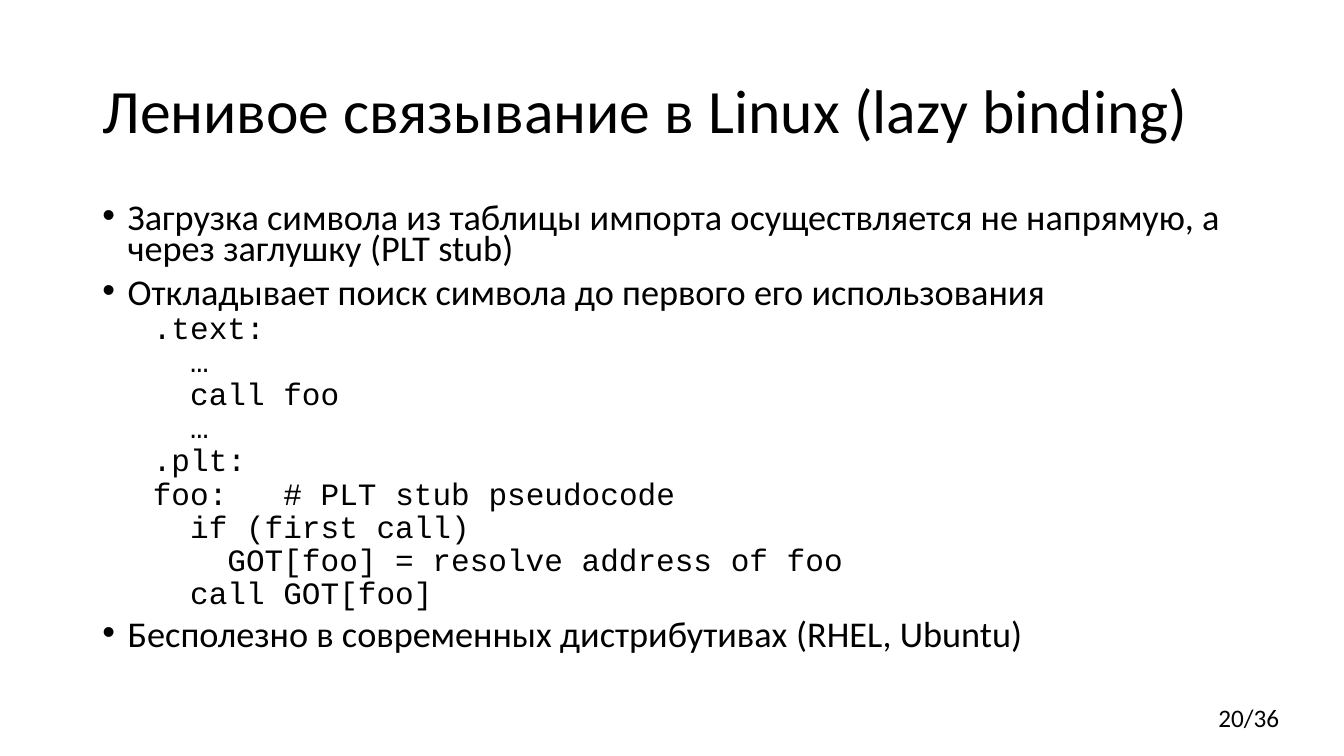
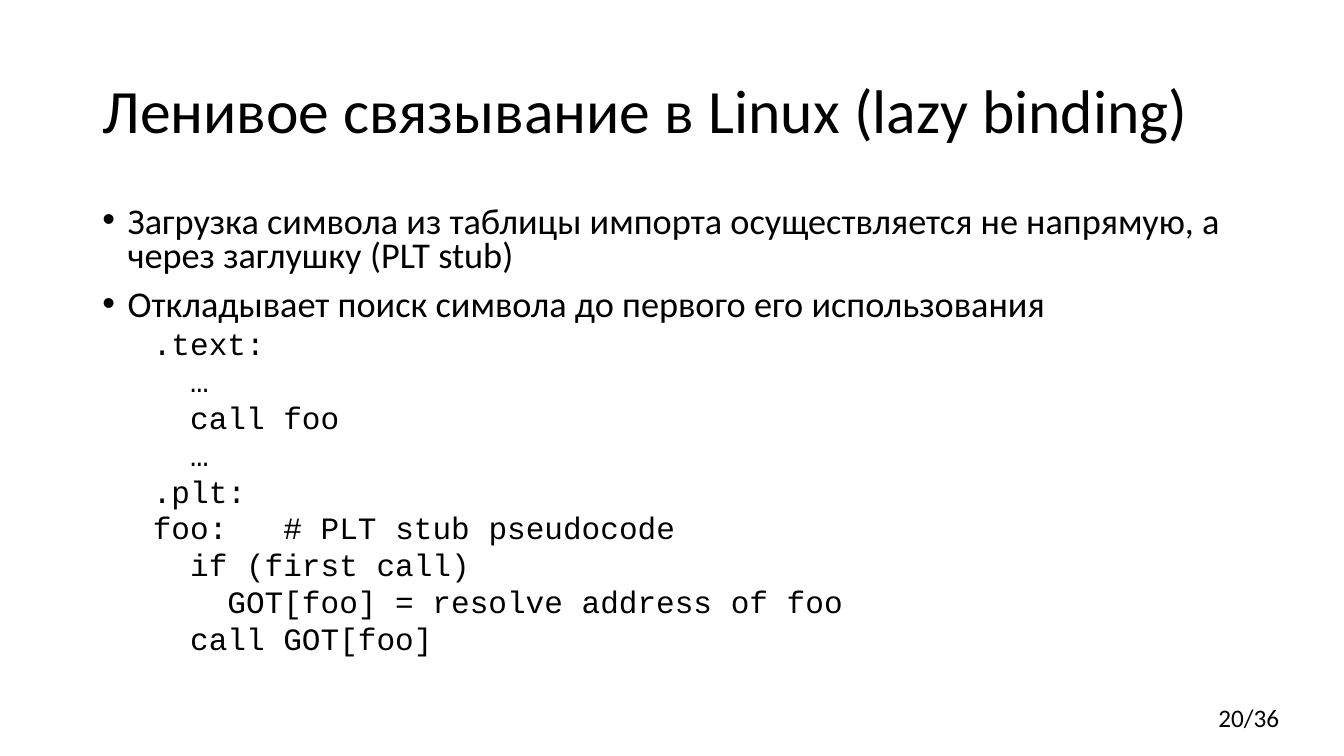
Before and after one commit to yugr/CppRussia, a slide deck: slide 20 of 2024/RU.pptx. Drawn at 1344x756 pixels with LibreOffice and Linux fonts; fonts in the diff are those of the drawing. Boxes give left, top, right and bottom in pixels: in the first picture for what was removed or moved away, otherwise in the second. Text is boxed around its words. In the diff, an @@ line names an element or a change of style, - is before the commit and + after.

```diff
--- a/2024/RU.pptx
+++ b/2024/RU.pptx
@@ text "Загрузка символа из таблицы импорта ..." at bbox=[128, 209, 1219, 657]: line spacing 0.7 to 0.8 @@
@@ text at bbox=[128, 620, 1022, 653]: paragraph removed @@
-• Бесполезно в современных дистрибутивах (RHEL, Ubuntu)
```
Also in this commit, not shown: 2 other slides changed.
